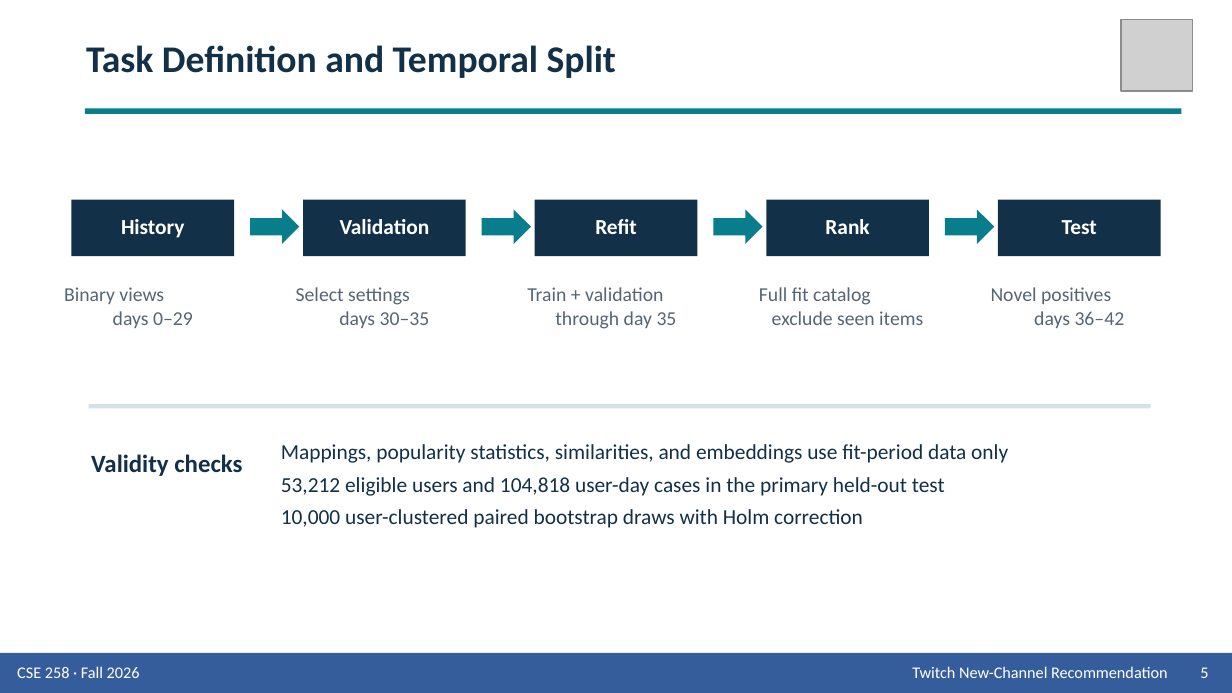
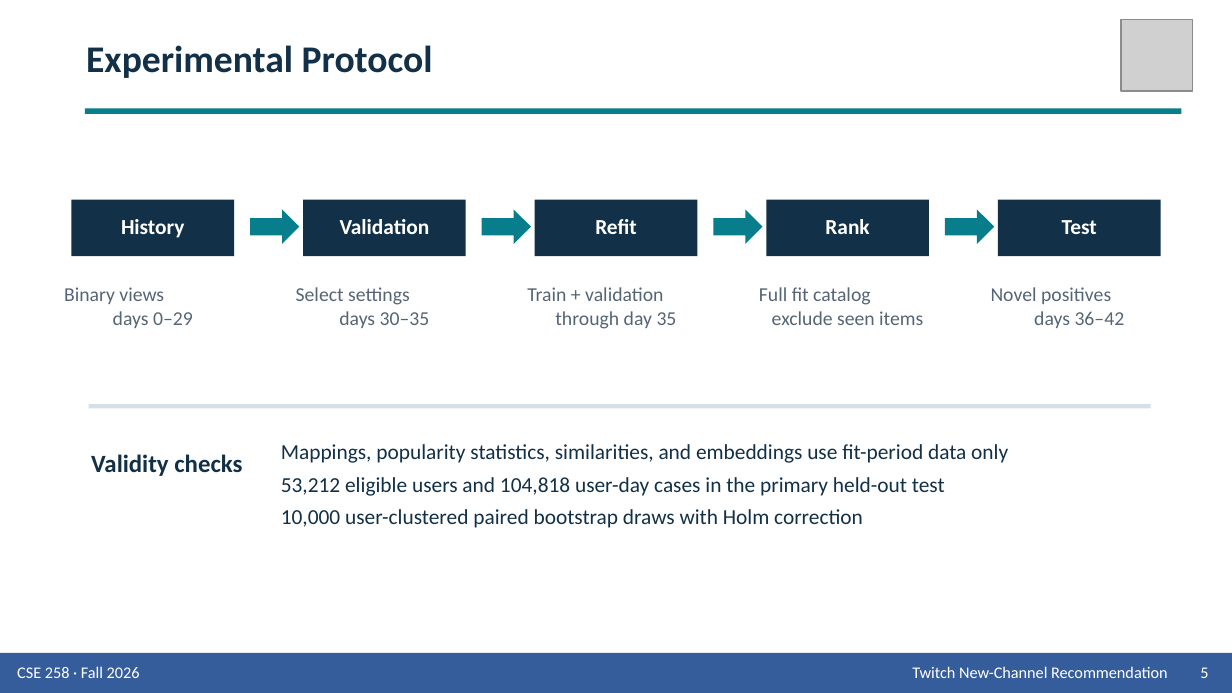
Before and after one commit to Wen-Chieh-Lo/You-know-who-did-God-did-, a slide deck: slide 5 of presentation/Group_9_Presentation_Twitch.pptx. Drawn at 1232x693 pixels with LibreOffice and Linux fonts; fonts in the diff are those of the drawing; grey boxes stand for pictures. Boxes give left, top, right and bottom in pixels: in the first picture for what was removed or moved away, otherwise in the second. Text is boxed around its words. In the diff, an @@ line names an element or a change of style, - is before the commit and + after.

```diff
--- a/presentation/Group_9_Presentation_Twitch.pptx
+++ b/presentation/Group_9_Presentation_Twitch.pptx
@@ text at <box>86,45,433,78</box>: text changed @@
-Task Definition and Temporal Split
+Experimental Protocol
```
Also in this commit, not shown: 12 other slides changed, 2 other files.
